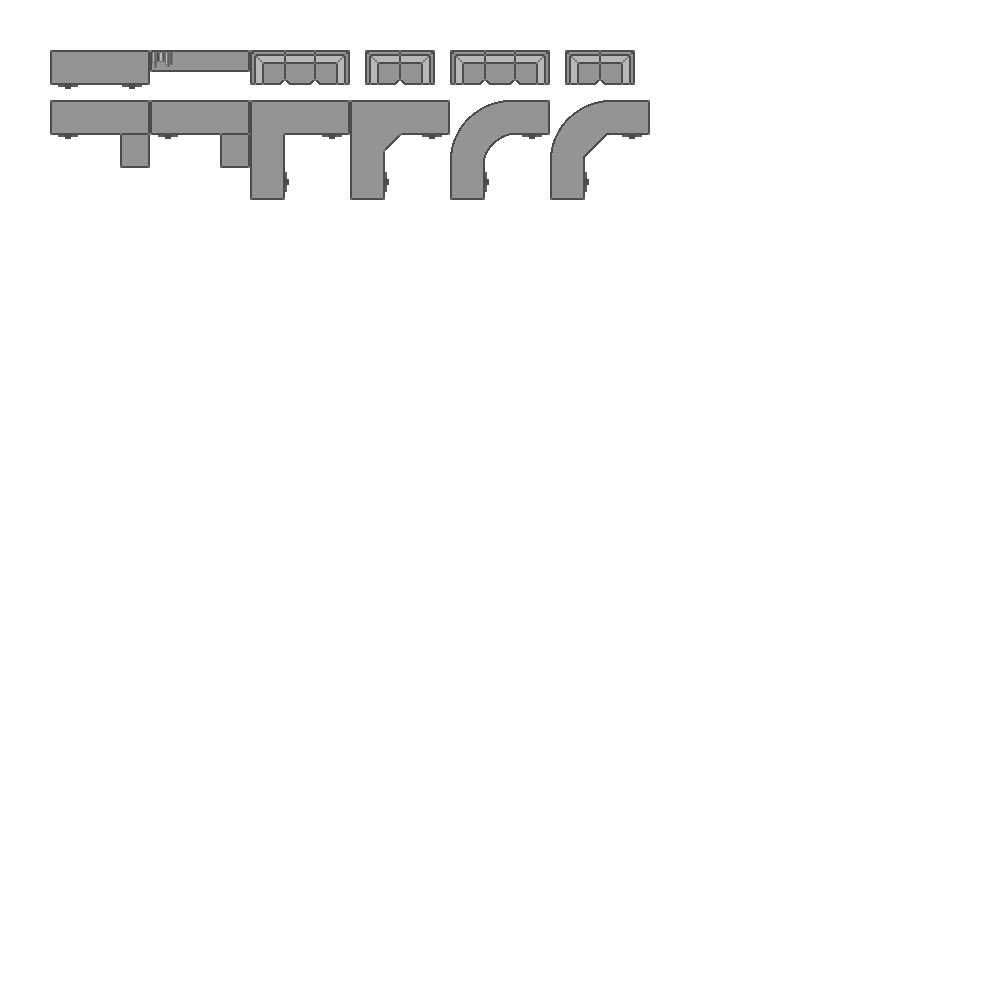
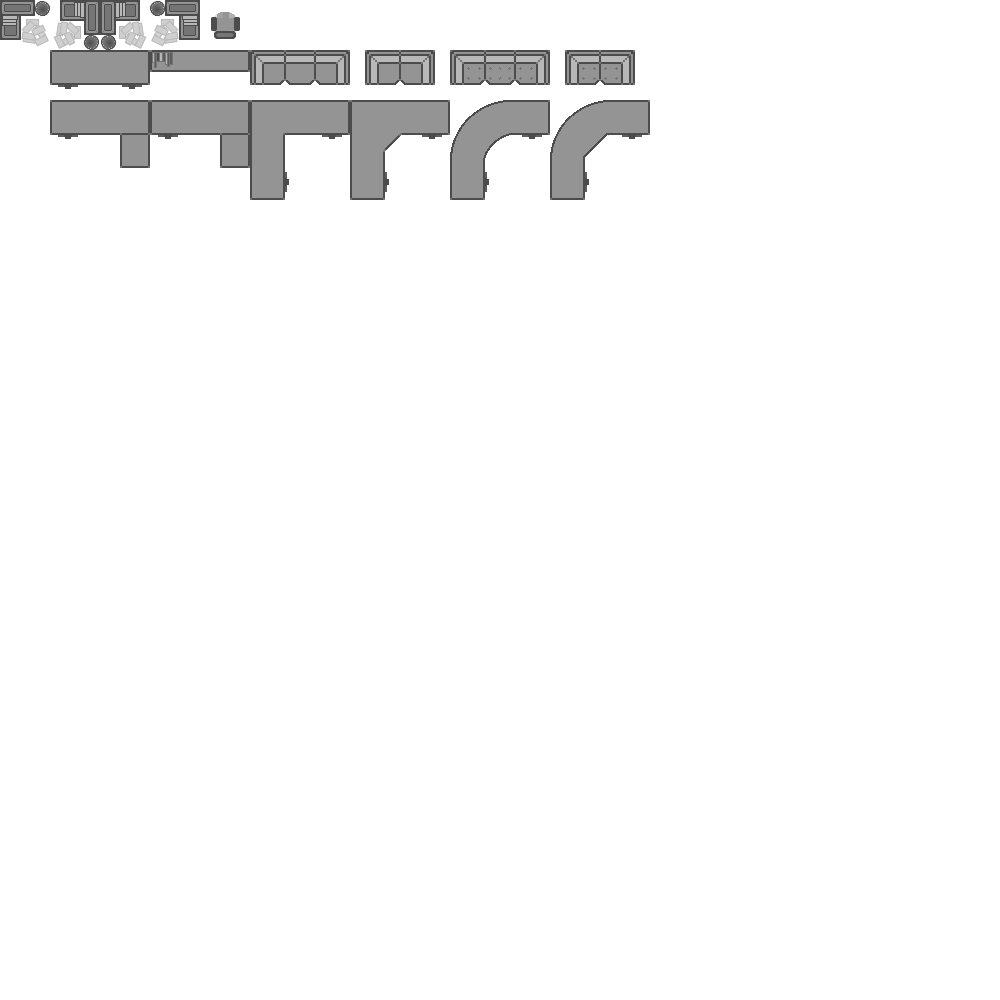
Two versions of the same layered image (1000x1000). Layer-by-layer changes:
painted on "Background" over [0, 0, 618, 80]
